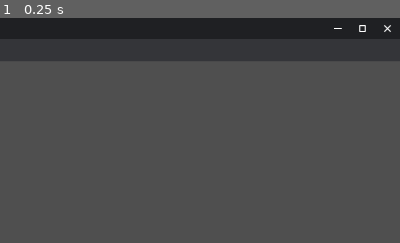
Above: before the commit, frame 1.
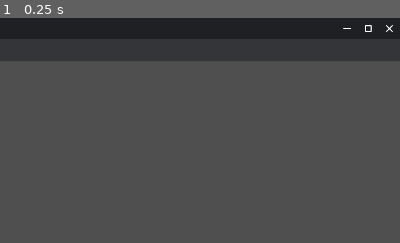
Above: after the commit, the same moment.

Repository: Epsilon0xCell/Lorien
Game: Godot game, scene res://Main.tscn
Same seed, same stepped clock (60 frames per second), same inputs: the game is played once before the commit and once after it.
Inputs:
- Up to frame 1 (0.25 s): no input
The pictures show only the part of the screen within x 50-100%, y 0-50%; the shares and areas given below are measured in that part.

The runs differ from the first frame. In frame 1, 0.1% of the frame differs, in the area x 83-99%, y 3-7%.

Commit message:
Better window buttons

Diff:
--- a/lorien/InfiniteCanvas/InfiniteCanvas.gd
+++ b/lorien/InfiniteCanvas/InfiniteCanvas.gd
@@ -100,11 +100,11 @@
 
 # -------------------------------------------------------------------------------------------------
 func end_line(optimize: bool = false) -> void:
-	if optimize:
-		_optimize_stroke(_current_line)
-
 	_current_pressures.clear()
 	if _current_line != null:
+		if optimize:
+			_optimize_stroke(_current_line)
+
 		if _current_line.points.empty():
 			_viewport.call_deferred("remove_child", _current_line)
 		else:
@@ -174,7 +174,6 @@
 	if line.points.empty():
 		return
 
-	var total_filtered_points_count := 0
 	var filtered_points := []
 	filtered_points.append(line.points[0])
 	for i in range(1, line.points.size()):
--- a/lorien/Main.tscn
+++ b/lorien/Main.tscn
@@ -55,8 +55,8 @@
 margin_bottom = 216.5
 access = 2
 filters = PoolStringArray( "*.lorien" )
-current_dir = "/Users/mbrla/Desktop/LorienFiles"
-current_path = "/Users/mbrla/Desktop/LorienFiles/"
+current_dir = "/Projects/Other/lorien/lorien"
+current_path = "/Projects/Other/lorien/lorien/"
 
 [node name="ColorpickerPopup" type="Popup" parent="."]
 margin_left = 364.0
@@ -76,10 +76,10 @@
 }
 
 [node name="ColorPicker" type="ColorPicker" parent="ColorpickerPopup/PanelContainer"]
-margin_left = 68.0
-margin_top = 68.0
-margin_right = 376.0
-margin_bottom = 506.0
+margin_left = 96.0
+margin_top = 96.0
+margin_right = 404.0
+margin_bottom = 534.0
 edit_alpha = false
 __meta__ = {
 "_edit_use_anchors_": false
--- a/lorien/UI/TabSystem/UITab.tscn
+++ b/lorien/UI/Components/UITab.tscn
@@ -1,12 +1,12 @@
 [gd_scene load_steps=7 format=2]
 
-[ext_resource path="res://UI/TabSystem/UITab.gd" type="Script" id=1]
-[ext_resource path="res://UI/Themes/style_tab_active_dark.tres" type="StyleBox" id=2]
-[ext_resource path="res://Assets/Fonts/font_12.tres" type="DynamicFont" id=3]
-[ext_resource path="res://Assets/Icons/close_file_white.png" type="Texture" id=4]
+[ext_resource path="res://Assets/Fonts/font_12.tres" type="DynamicFont" id=1]
+[ext_resource path="res://UI/Components/UITab.gd" type="Script" id=2]
+[ext_resource path="res://Assets/Icons/close_file_white.png" type="Texture" id=3]
+[ext_resource path="res://UI/Themes/style_tab_active_dark.tres" type="StyleBox" id=4]
 
 [sub_resource type="Theme" id=1]
-default_font = ExtResource( 3 )
+default_font = ExtResource( 1 )
 HBoxContainer/constants/separation = 4
 
 [sub_resource type="StyleBoxEmpty" id=2]
@@ -19,8 +19,8 @@
 rect_min_size = Vector2( 0, 28 )
 size_flags_horizontal = 3
 size_flags_vertical = 8
-custom_styles/panel = ExtResource( 2 )
-script = ExtResource( 1 )
+custom_styles/panel = ExtResource( 4 )
+script = ExtResource( 2 )
 __meta__ = {
 "_edit_group_": true,
 "_edit_use_anchors_": false
--- /dev/null
+++ b/lorien/UI/Components/UIWindowButton.gd
@@ -0,0 +1,36 @@
+tool
+extends Control
+class_name UIWindowButton
+
+signal pressed
+
+# -------------------------------------------------------------------------------------------------
+export var hover_background: Color
+export var hover_texture: Color
+export var texture: Texture
+
+onready var _background: ColorRect = $ColorRect
+onready var _texture_button: TextureButton = $TextureButton
+
+var _original_background_color: Color
+var _original_texture_color: Color
+
+# -------------------------------------------------------------------------------------------------
+func _ready():
+	_original_background_color = _background.color
+	_original_texture_color = _texture_button.self_modulate
+	_texture_button.texture_normal = texture
+
+# -------------------------------------------------------------------------------------------------
+func _on_TextureButton_mouse_entered():
+	_texture_button.self_modulate = hover_texture
+	_background.color = hover_background
+
+# -------------------------------------------------------------------------------------------------
+func _on_TextureButton_mouse_exited():
+	_texture_button.self_modulate = _original_texture_color
+	_background.color = _original_background_color
+
+# -------------------------------------------------------------------------------------------------
+func _on_TextureButton_pressed():
+	emit_signal("pressed")
--- /dev/null
+++ b/lorien/UI/Components/UIWindowButton.tscn
@@ -0,0 +1,29 @@
+[gd_scene load_steps=3 format=2]
+
+[ext_resource path="res://Assets/Icons/window_close_white.png" type="Texture" id=1]
+[ext_resource path="res://UI/Components/UIWindowButton.gd" type="Script" id=2]
+
+[node name="UIWindowButton" type="Control"]
+margin_right = 38.0
+margin_bottom = 38.0
+rect_min_size = Vector2( 38, 38 )
+script = ExtResource( 2 )
+__meta__ = {
+"_edit_use_anchors_": false
+}
+
+[node name="ColorRect" type="ColorRect" parent="."]
+anchor_right = 1.0
+anchor_bottom = 1.0
+color = Color( 1, 1, 1, 0 )
+
+[node name="TextureButton" type="TextureButton" parent="."]
+anchor_right = 1.0
+anchor_bottom = 1.0
+texture_normal = ExtResource( 1 )
+expand = true
+stretch_mode = 3
+
+[connection signal="mouse_entered" from="TextureButton" to="." method="_on_TextureButton_mouse_entered"]
+[connection signal="mouse_exited" from="TextureButton" to="." method="_on_TextureButton_mouse_exited"]
+[connection signal="pressed" from="TextureButton" to="." method="_on_TextureButton_pressed"]
--- a/lorien/UI/UITitlebar.gd
+++ b/lorien/UI/UITitlebar.gd
@@ -2,7 +2,7 @@
 class_name UITitlebar
 
 # -------------------------------------------------------------------------------------------------
-const UI_TAB = preload("res://UI/TabSystem/UITab.tscn")
+const UI_TAB = preload("res://UI/Components/UITab.tscn")
 
 # -------------------------------------------------------------------------------------------------
 signal close_requested
--- a/lorien/UI/UITitlebar.tscn
+++ b/lorien/UI/UITitlebar.tscn
@@ -6,6 +6,7 @@
 [ext_resource path="res://Assets/Icons/window_close_white.png" type="Texture" id=4]
 [ext_resource path="res://Assets/Icons/window_maximize_white.png" type="Texture" id=5]
 [ext_resource path="res://Assets/Icons/window_minimize_white.png" type="Texture" id=6]
+[ext_resource path="res://UI/Components/UIWindowButton.tscn" type="PackedScene" id=7]
 
 [node name="UITitlebar" type="Panel"]
 anchor_right = 1.0
@@ -76,7 +77,7 @@
 anchor_left = 1.0
 anchor_right = 1.0
 anchor_bottom = 1.0
-margin_left = -134.0
+margin_left = -114.0
 size_flags_horizontal = 3
 size_flags_vertical = 3
 custom_constants/separation = 0
@@ -85,34 +86,24 @@
 "_edit_use_anchors_": false
 }
 
-[node name="MinimizeButton" type="TextureButton" parent="Right"]
-margin_right = 44.0
-margin_bottom = 38.0
-size_flags_horizontal = 3
-size_flags_vertical = 3
-texture_normal = ExtResource( 6 )
-expand = true
-stretch_mode = 3
+[node name="MinimizeButton" parent="Right" instance=ExtResource( 7 )]
+hover_background = Color( 1, 1, 1, 0.0980392 )
+hover_texture = Color( 1, 1, 1, 1 )
+texture = ExtResource( 6 )
 
-[node name="MaximizeButton" type="TextureButton" parent="Right"]
-margin_left = 44.0
-margin_right = 89.0
-margin_bottom = 38.0
-size_flags_horizontal = 3
-size_flags_vertical = 3
-texture_normal = ExtResource( 5 )
-expand = true
-stretch_mode = 3
+[node name="MaximizeButton" parent="Right" instance=ExtResource( 7 )]
+margin_left = 38.0
+margin_right = 76.0
+hover_background = Color( 1, 1, 1, 0.0980392 )
+hover_texture = Color( 1, 1, 1, 1 )
+texture = ExtResource( 5 )
 
-[node name="CloseButton" type="TextureButton" parent="Right"]
-margin_left = 89.0
-margin_right = 134.0
-margin_bottom = 38.0
-size_flags_horizontal = 3
-size_flags_vertical = 3
-texture_normal = ExtResource( 4 )
-expand = true
-stretch_mode = 3
+[node name="CloseButton" parent="Right" instance=ExtResource( 7 )]
+margin_left = 76.0
+margin_right = 114.0
+hover_background = Color( 1, 0.368627, 0.368627, 1 )
+hover_texture = Color( 1, 1, 1, 1 )
+texture = ExtResource( 4 )
 
 [connection signal="gui_input" from="." to="." method="_on_UITitlebar_gui_input"]
 [connection signal="pressed" from="Left/Logo" to="." method="_on_Logo_pressed"]
--- a/lorien/project.godot
+++ b/lorien/project.godot
@@ -32,7 +32,7 @@
 "base": "PanelContainer",
 "class": "UITab",
 "language": "GDScript",
-"path": "res://UI/TabSystem/UITab.gd"
+"path": "res://UI/Components/UITab.gd"
 }, {
 "base": "Panel",
 "class": "UITitlebar",
@@ -43,6 +43,11 @@
 "class": "UIToolbar",
 "language": "GDScript",
 "path": "res://UI/UIToolbar.gd"
+}, {
+"base": "Control",
+"class": "UIWindowButton",
+"language": "GDScript",
+"path": "res://UI/Components/UIWindowButton.gd"
 } ]
 _global_script_class_icons={
 "BrushStrokeData": "",
@@ -51,7 +56,8 @@
 "UIStatusbar": "",
 "UITab": "",
 "UITitlebar": "",
-"UIToolbar": ""
+"UIToolbar": "",
+"UIWindowButton": ""
 }
 
 [application]
Renamed: lorien/UI/TabSystem/UITab.gd -> lorien/UI/Components/UITab.gd
Not shown: 1 places in lorien/UI/Components/UITab.tscn that only renumber resources
Not shown: 1 places in lorien/UI/UITitlebar.tscn that only renumber resources
